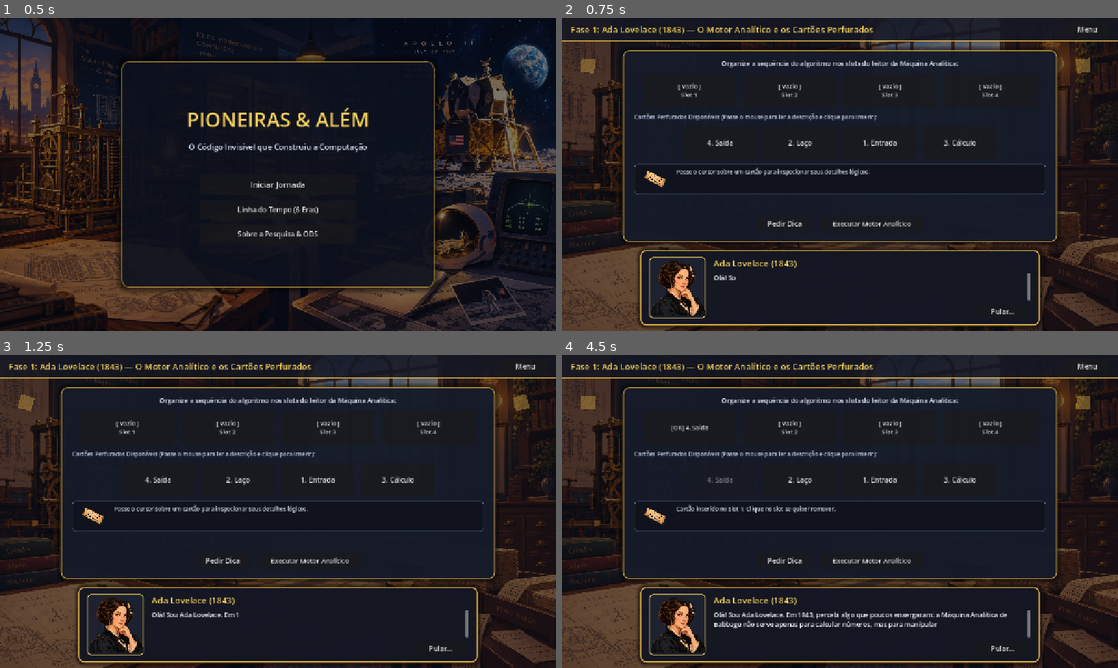
Above: before the commit, frames 1-4 (two rows, left to right).
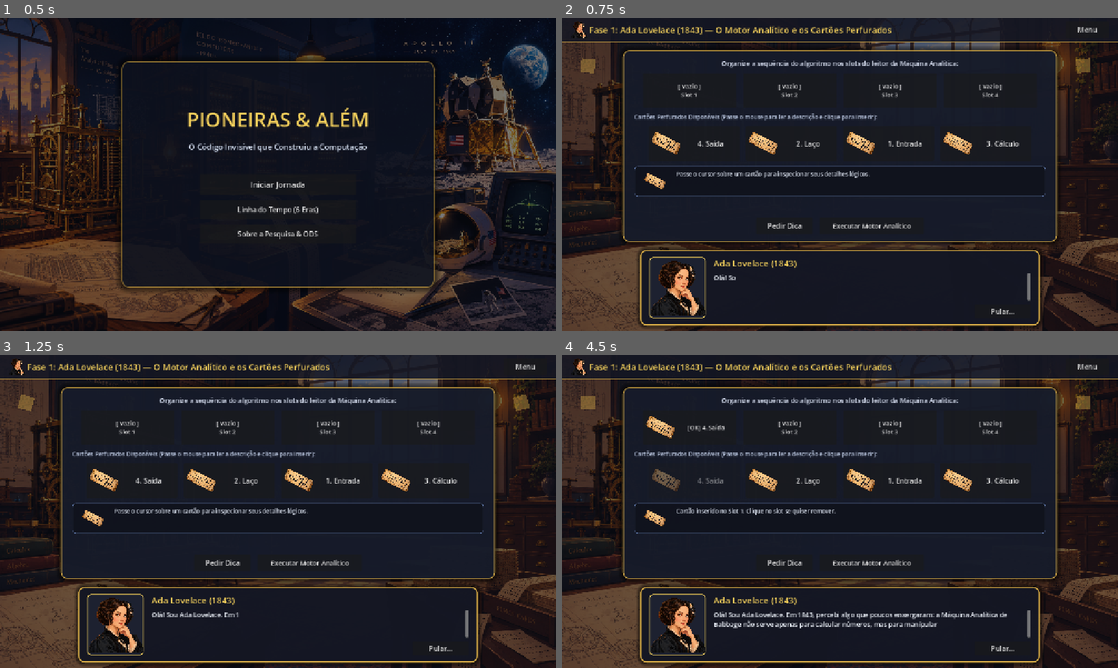
Above: after the commit, the same moments.

Repository: profthiagomendonca/Pioneiras-Alem
Game: Godot game, scene res://src/scenes/main_menu/main_menu.tscn
The game is run twice, just before and just after one commit, with the same random seed, the same clock (stepped at 60 frames per second) and the same inputs.
Inputs:
- Up to frame 1 (0.5 s): no input
- Up to frame 2 (0.75 s): click "Iniciar Jornada" at 0.5 s
- Up to frame 3 (1.25 s): no input
- Up to frame 4 (4.5 s): click "[ Vazio ] Slot 1" at 1.25 s; click "[ Vazio ] Slot 2" at 2 s; click "[ Vazio ] Slot 3" at 2.75 s; click "[ Vazio ] Slot 4" at 3.5 s; click "4. Saída" at 4.25 s

Frame 1 is identical in both runs. In frame 2, 4.9% of the frame differs, in the area x 0-100%, y 1-68%; in frame 3, 4.9%; in frame 4, 5.0%.

Commit message:
feat(ui): vincular imagens reais dos icones e retratos das pioneiras em todos os botoes e telas

Diff:
--- a/src/scenes/main_menu/main_menu.gd
+++ b/src/scenes/main_menu/main_menu.gd
@@ -14,6 +14,13 @@
 @onready var btn_stage_4: Button = %BtnStage4
 @onready var btn_stage_5: Button = %BtnStage5
 @onready var btn_stage_6: Button = %BtnStage6
+
+var icon_ada = preload("res://src/assets/textures/portraits/Ada_Lovelace.png")
+var icon_eniac = preload("res://src/assets/textures/portraits/Eniac Girls.png")
+var icon_grace = preload("res://src/assets/textures/portraits/Grace_Hopper.png")
+var icon_katherine = preload("res://src/assets/textures/portraits/Katherine Johnson.png")
+var icon_keller = preload("res://src/assets/textures/portraits/Irmã Mary Kenneth Keller.png")
+var icon_margaret = preload("res://src/assets/textures/portraits/Margaret_Hamilton.png")
 
 func _ready() -> void:
 	AudioManager.play_bgm()
@@ -44,11 +51,34 @@
 	btn_stage_5.disabled = max_stage < 5
 	btn_stage_6.disabled = max_stage < 6
 
+	btn_stage_1.icon = icon_ada
+	btn_stage_1.expand_icon = true
+	btn_stage_1.alignment = HORIZONTAL_ALIGNMENT_LEFT
 	btn_stage_1.text = "Fase 1: Ada Lovelace (1843) — O Primeiro Algoritmo"
+
+	btn_stage_2.icon = icon_eniac if max_stage >= 2 else null
+	btn_stage_2.expand_icon = true
+	btn_stage_2.alignment = HORIZONTAL_ALIGNMENT_LEFT
 	btn_stage_2.text = ("Fase 2: ENIAC Girls (1945) — Programação Física" if max_stage >= 2 else "[Bloqueada] Fase 2: ENIAC Girls")
+
+	btn_stage_3.icon = icon_grace if max_stage >= 3 else null
+	btn_stage_3.expand_icon = true
+	btn_stage_3.alignment = HORIZONTAL_ALIGNMENT_LEFT
 	btn_stage_3.text = ("Fase 3: Grace Hopper (1947) — O Bug & Compilador" if max_stage >= 3 else "[Bloqueada] Fase 3: Grace Hopper")
+
+	btn_stage_4.icon = icon_katherine if max_stage >= 4 else null
+	btn_stage_4.expand_icon = true
+	btn_stage_4.alignment = HORIZONTAL_ALIGNMENT_LEFT
 	btn_stage_4.text = ("Fase 4: Katherine Johnson (1962) — Mecânica Orbital" if max_stage >= 4 else "[Bloqueada] Fase 4: Katherine Johnson")
+
+	btn_stage_5.icon = icon_keller if max_stage >= 5 else null
+	btn_stage_5.expand_icon = true
+	btn_stage_5.alignment = HORIZONTAL_ALIGNMENT_LEFT
 	btn_stage_5.text = ("Fase 5: Mary Kenneth Keller (1965) — BASIC na Educação" if max_stage >= 5 else "[Bloqueada] Fase 5: Mary Kenneth Keller")
+
+	btn_stage_6.icon = icon_margaret if max_stage >= 6 else null
+	btn_stage_6.expand_icon = true
+	btn_stage_6.alignment = HORIZONTAL_ALIGNMENT_LEFT
 	btn_stage_6.text = ("Fase 6: Margaret Hamilton (1969) — A Missão Apollo" if max_stage >= 6 else "[Bloqueada] Fase 6: Margaret Hamilton")
 
 func _on_btn_start_pressed() -> void:
--- a/src/scenes/main_menu/main_menu.tscn
+++ b/src/scenes/main_menu/main_menu.tscn
@@ -181,37 +181,37 @@
 
 [node name="BtnStage1" type="Button" parent="StagesModal/Margin/VBox"]
 unique_name_in_owner = true
-custom_minimum_size = Vector2(0, 42)
+custom_minimum_size = Vector2(0, 48)
 layout_mode = 2
 text = "Fase 1: Ada Lovelace (1843) — O Primeiro Algoritmo"
 
 [node name="BtnStage2" type="Button" parent="StagesModal/Margin/VBox"]
 unique_name_in_owner = true
-custom_minimum_size = Vector2(0, 42)
+custom_minimum_size = Vector2(0, 48)
 layout_mode = 2
 text = "Fase 2: ENIAC Girls (1945) — Programação Física"
 
 [node name="BtnStage3" type="Button" parent="StagesModal/Margin/VBox"]
 unique_name_in_owner = true
-custom_minimum_size = Vector2(0, 42)
+custom_minimum_size = Vector2(0, 48)
 layout_mode = 2
 text = "Fase 3: Grace Hopper (1947) — O Bug & o Compilador"
 
 [node name="BtnStage4" type="Button" parent="StagesModal/Margin/VBox"]
 unique_name_in_owner = true
-custom_minimum_size = Vector2(0, 42)
+custom_minimum_size = Vector2(0, 48)
 layout_mode = 2
 text = "Fase 4: Katherine Johnson (1962) — Mecânica Orbital"
 
 [node name="BtnStage5" type="Button" parent="StagesModal/Margin/VBox"]
 unique_name_in_owner = true
-custom_minimum_size = Vector2(0, 42)
+custom_minimum_size = Vector2(0, 48)
 layout_mode = 2
 text = "Fase 5: Mary Kenneth Keller (1965) — BASIC na Educação"
 
 [node name="BtnStage6" type="Button" parent="StagesModal/Margin/VBox"]
 unique_name_in_owner = true
-custom_minimum_size = Vector2(0, 42)
+custom_minimum_size = Vector2(0, 48)
 layout_mode = 2
 text = "Fase 6: Margaret Hamilton (1969) — A Missão Apollo"
 
--- a/src/scenes/stages/stage_ada/stage_ada.gd
+++ b/src/scenes/stages/stage_ada/stage_ada.gd
@@ -11,6 +11,7 @@
 @onready var gear_left: Control = %GearLeft
 @onready var gear_right: Control = %GearRight
 
+var card_texture = preload("res://src/assets/textures/icons/Cartao_perfurado.png")
 var start_time: float = 0.0
 var attempts: int = 0
 
@@ -48,6 +49,14 @@
 func _ready() -> void:
 	start_time = Time.get_ticks_msec() / 1000.0
 	GameState.record_attempt("ada")
+	var portrait_icon = TextureRect.new()
+	portrait_icon.custom_minimum_size = Vector2(38, 38)
+	portrait_icon.texture = preload("res://src/assets/textures/portraits/Ada_Lovelace.png")
+	portrait_icon.expand_mode = TextureRect.EXPAND_IGNORE_SIZE
+	portrait_icon.stretch_mode = TextureRect.STRETCH_KEEP_ASPECT_CENTERED
+	$HeaderPanel/Margin/HeaderBar.add_child(portrait_icon)
+	$HeaderPanel/Margin/HeaderBar.move_child(portrait_icon, 0)
+
 	btn_run.pressed.connect(_on_btn_run_pressed)
 	btn_hint.pressed.connect(_on_btn_hint_pressed)
 	btn_next_stage.pressed.connect(_on_btn_next_stage_pressed)
@@ -96,8 +105,10 @@
 	for i in range(shuffled.size()):
 		var data = shuffled[i]
 		var btn = Button.new()
-		btn.custom_minimum_size = Vector2(170, 75)
+		btn.custom_minimum_size = Vector2(210, 80)
 		btn.text = data["title"]
+		btn.icon = card_texture
+		btn.expand_icon = true
 		btn.set_meta("card_data", data)
 		btn.pressed.connect(_on_deck_card_pressed.bind(btn))
 		btn.mouse_entered.connect(_on_card_hover.bind(data))
@@ -120,6 +131,8 @@
 		if active_slot_cards[i] == null:
 			active_slot_cards[i] = card_data
 			var slot_btn: Button = slots_container.get_node("Slot" + str(i + 1))
+			slot_btn.icon = card_texture
+			slot_btn.expand_icon = true
 			slot_btn.text = "[OK] " + card_data["title"]
 			btn.disabled = true
 			card_info_box.text = "Cartão inserido no Slot " + str(i + 1) + ". Clique no slot se quiser remover."
@@ -137,6 +150,7 @@
 				child.disabled = false
 				break
 		active_slot_cards[slot_idx] = null
+		slot_btn.icon = null
 		slot_btn.text = "[ Vazio ]\nSlot " + str(slot_idx + 1)
 		card_info_box.text = "Cartão removido do Slot " + str(slot_idx + 1)
 
--- a/src/scenes/stages/stage_eniac/stage_eniac.gd
+++ b/src/scenes/stages/stage_eniac/stage_eniac.gd
@@ -37,6 +37,14 @@
 func _ready() -> void:
 	start_time = Time.get_ticks_msec() / 1000.0
 	GameState.record_attempt("eniac")
+	var portrait_icon = TextureRect.new()
+	portrait_icon.custom_minimum_size = Vector2(38, 38)
+	portrait_icon.texture = preload("res://src/assets/textures/portraits/Eniac Girls.png")
+	portrait_icon.expand_mode = TextureRect.EXPAND_IGNORE_SIZE
+	portrait_icon.stretch_mode = TextureRect.STRETCH_KEEP_ASPECT_CENTERED
+	$HeaderPanel/Margin/HeaderBar.add_child(portrait_icon)
+	$HeaderPanel/Margin/HeaderBar.move_child(portrait_icon, 0)
+
 	btn_menu.pressed.connect(func():
 		AudioManager.play_click()
 		GameState.go_to_main_menu()
@@ -76,8 +84,11 @@
 	for i in range(patch_connections.size()):
 		var data = patch_connections[i]
 		var btn_s = Button.new()
-		btn_s.custom_minimum_size = Vector2(300, 52)
+		btn_s.custom_minimum_size = Vector2(340, 56)
 		btn_s.text = data["source"]
+		btn_s.icon = cable_texture
+		btn_s.expand_icon = true
+		btn_s.alignment = HORIZONTAL_ALIGNMENT_LEFT
 		btn_s.set_meta("idx", i)
 		btn_s.pressed.connect(_on_source_btn_pressed.bind(btn_s, data))
 		sources_container.add_child(btn_s)
@@ -87,8 +98,9 @@
 	for idx in target_indices:
 		var data = patch_connections[idx]
 		var btn_t = Button.new()
-		btn_t.custom_minimum_size = Vector2(300, 52)
+		btn_t.custom_minimum_size = Vector2(340, 56)
 		btn_t.text = data["target"]
+		btn_t.alignment = HORIZONTAL_ALIGNMENT_LEFT
 		btn_t.set_meta("idx", idx)
 		btn_t.pressed.connect(_on_target_btn_pressed.bind(btn_t))
 		targets_container.add_child(btn_t)
@@ -121,6 +133,8 @@
 		selected_source_btn.text = "[OK] " + patch_connections[s_idx]["source"]
 		btn_t.disabled = true
 		btn_t.modulate = Color(0.3, 1.0, 0.5)
+		btn_t.icon = cable_texture
+		btn_t.expand_icon = true
 		btn_t.text = "[OK] " + patch_connections[s_idx]["target"]
 		selected_source_btn = null
 		label_status.text = "Conexão estabelecida com sucesso! Válvulas aquecendo..."
--- a/src/scenes/stages/stage_grace/stage_grace.gd
+++ b/src/scenes/stages/stage_grace/stage_grace.gd
@@ -27,6 +27,14 @@
 func _ready() -> void:
 	start_time = Time.get_ticks_msec() / 1000.0
 	GameState.record_attempt("grace")
+	var portrait_icon = TextureRect.new()
+	portrait_icon.custom_minimum_size = Vector2(38, 38)
+	portrait_icon.texture = preload("res://src/assets/textures/portraits/Grace_Hopper.png")
+	portrait_icon.expand_mode = TextureRect.EXPAND_IGNORE_SIZE
+	portrait_icon.stretch_mode = TextureRect.STRETCH_KEEP_ASPECT_CENTERED
+	$HeaderPanel/Margin/HeaderBar.add_child(portrait_icon)
+	$HeaderPanel/Margin/HeaderBar.move_child(portrait_icon, 0)
+
 	btn_menu.pressed.connect(func():
 		AudioManager.play_click()
 		GameState.go_to_main_menu()
@@ -69,7 +77,7 @@
 	if idx == moth_relay_index:
 		AudioManager.play_bug_catch()
 		bug_found = true
-		btn.text = "Relé #74\n🪲 TRAÇA!"
+		btn.text = "Relé #74\nBUG (MARIPOSA)!"
 		btn.icon = moth_texture
 		btn.expand_icon = true
 		btn.modulate = Color(1.0, 0.85, 0.2)
--- a/src/scenes/stages/stage_katherine/stage_katherine.gd
+++ b/src/scenes/stages/stage_katherine/stage_katherine.gd
@@ -13,11 +13,22 @@
 @onready var btn_next_stage: Button = %BtnNextStage
 @onready var btn_menu: Button = %BtnMenu
 
+var ruler_texture = preload("res://src/assets/textures/icons/Regua_nasa.png")
 var start_time: float = 0.0
 
 func _ready() -> void:
 	start_time = Time.get_ticks_msec() / 1000.0
 	GameState.record_attempt("katherine")
+	var portrait_icon = TextureRect.new()
+	portrait_icon.custom_minimum_size = Vector2(38, 38)
+	portrait_icon.texture = preload("res://src/assets/textures/portraits/Katherine Johnson.png")
+	portrait_icon.expand_mode = TextureRect.EXPAND_IGNORE_SIZE
+	portrait_icon.stretch_mode = TextureRect.STRETCH_KEEP_ASPECT_CENTERED
+	$HeaderPanel/Margin/HeaderBar.add_child(portrait_icon)
+	$HeaderPanel/Margin/HeaderBar.move_child(portrait_icon, 0)
+
+	btn_calculate.icon = ruler_texture
+	btn_calculate.expand_icon = true
 	btn_menu.pressed.connect(func():
 		AudioManager.play_click()
 		GameState.go_to_main_menu()
--- a/src/scenes/stages/stage_keller/stage_keller.gd
+++ b/src/scenes/stages/stage_keller/stage_keller.gd
@@ -21,6 +21,14 @@
 func _ready() -> void:
 	start_time = Time.get_ticks_msec() / 1000.0
 	GameState.record_attempt("keller")
+	var portrait_icon = TextureRect.new()
+	portrait_icon.custom_minimum_size = Vector2(38, 38)
+	portrait_icon.texture = preload("res://src/assets/textures/portraits/Irmã Mary Kenneth Keller.png")
+	portrait_icon.expand_mode = TextureRect.EXPAND_IGNORE_SIZE
+	portrait_icon.stretch_mode = TextureRect.STRETCH_KEEP_ASPECT_CENTERED
+	$HeaderPanel/Margin/HeaderBar.add_child(portrait_icon)
+	$HeaderPanel/Margin/HeaderBar.move_child(portrait_icon, 0)
+
 	btn_menu.pressed.connect(func():
 		AudioManager.play_click()
 		GameState.go_to_main_menu()
--- a/src/scenes/stages/stage_margaret/stage_margaret.gd
+++ b/src/scenes/stages/stage_margaret/stage_margaret.gd
@@ -27,6 +27,14 @@
 func _ready() -> void:
 	start_time = Time.get_ticks_msec() / 1000.0
 	GameState.record_attempt("margaret")
+	var portrait_icon = TextureRect.new()
+	portrait_icon.custom_minimum_size = Vector2(38, 38)
+	portrait_icon.texture = preload("res://src/assets/textures/portraits/Margaret_Hamilton.png")
+	portrait_icon.expand_mode = TextureRect.EXPAND_IGNORE_SIZE
+	portrait_icon.stretch_mode = TextureRect.STRETCH_KEEP_ASPECT_CENTERED
+	$HeaderPanel/Margin/HeaderBar.add_child(portrait_icon)
+	$HeaderPanel/Margin/HeaderBar.move_child(portrait_icon, 0)
+
 	btn_menu.pressed.connect(func():
 		AudioManager.play_click()
 		GameState.go_to_main_menu()
Not shown, changed: web_build/index.html
Not shown, changed: web_build/index.pck
